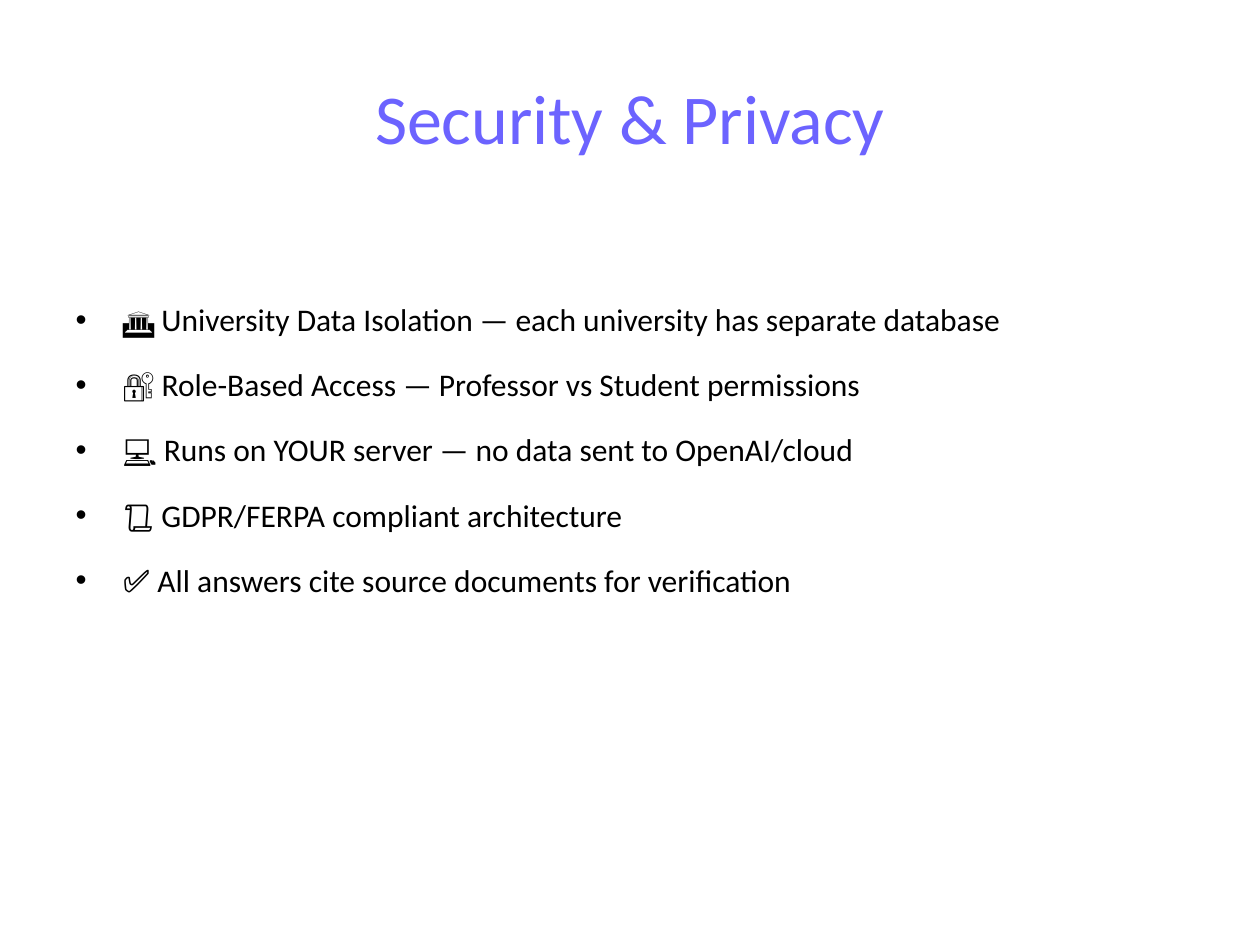
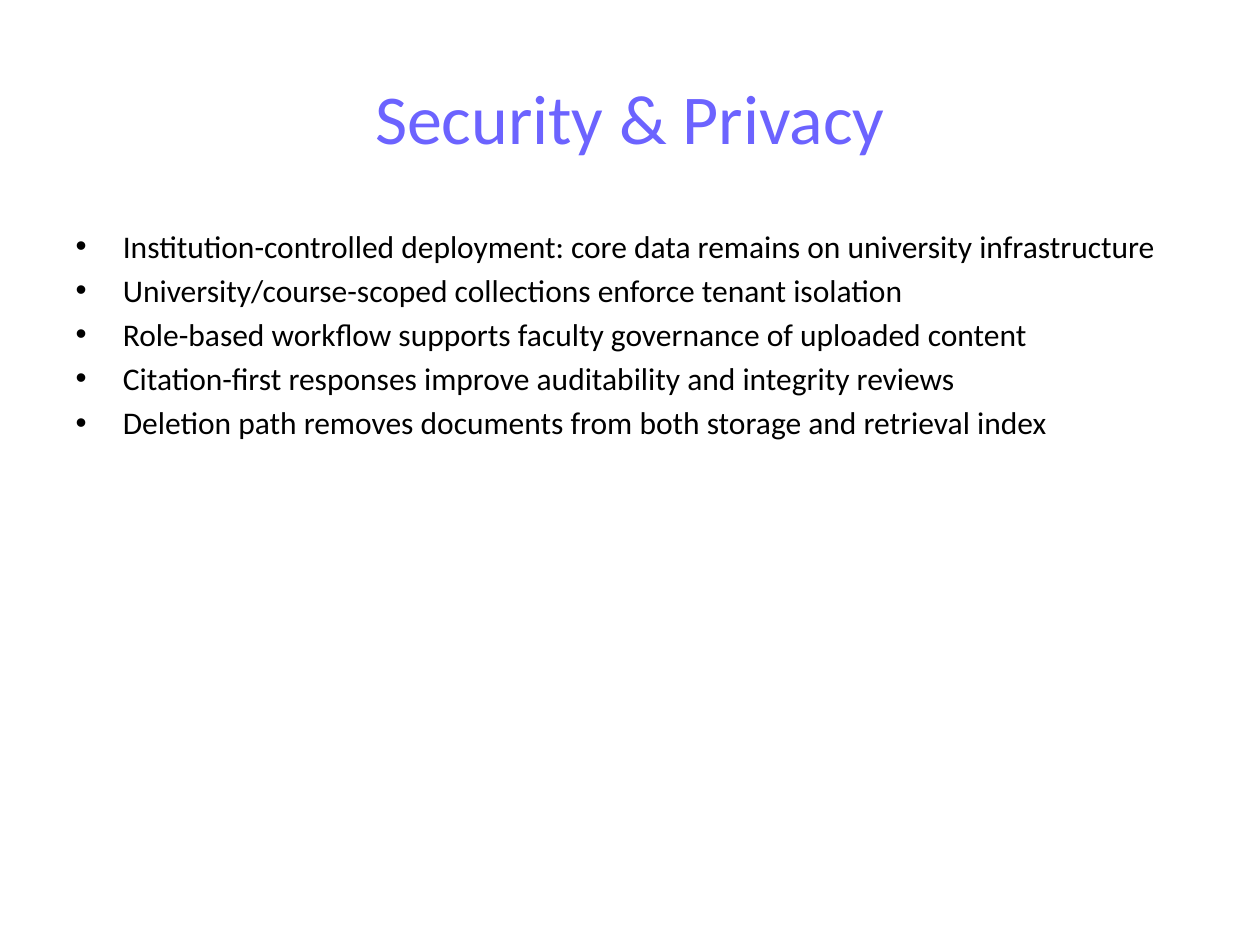
Before and after one commit to Garima040106/uniwise-ai, a slide deck: slide 8 of Uniwise_AI_Presentation.pptx. Drawn at 1260x945 pixels with LibreOffice and Linux fonts; fonts in the diff are those of the drawing. Boxes give left, top, right and bottom in pixels: in the first picture for what was removed or moved away, otherwise in the second. Text is boxed around its words. In the diff, an @@ line names an element or a change of style, - is before the commit and + after.

```diff
--- a/Uniwise_AI_Presentation.pptx
+++ b/Uniwise_AI_Presentation.pptx
@@ text at <box>123,236,1154,440</box>: text changed @@
-• 🏛️ University Data Isolation — each university has separate database
-• 🔐 Role-Based Access — Professor vs Student permissions
-• 💻 Runs on YOUR server — no data sent to OpenAI/cloud
-• 📜 GDPR/FERPA compliant architecture
-• ✅ All answers cite source documents for verification
+• Institution-controlled deployment: core data remains on university infrastructure
+• University/course-scoped collections enforce tenant isolation
+• Role-based workflow supports faculty governance of uploaded content
+• Citation-first responses improve auditability and integrity reviews
+• Deletion path removes documents from both storage and retrieval index
```
Also in this commit, not shown: 6 other slides changed, 3 slides added, 3 slides removed, 1 other file.
